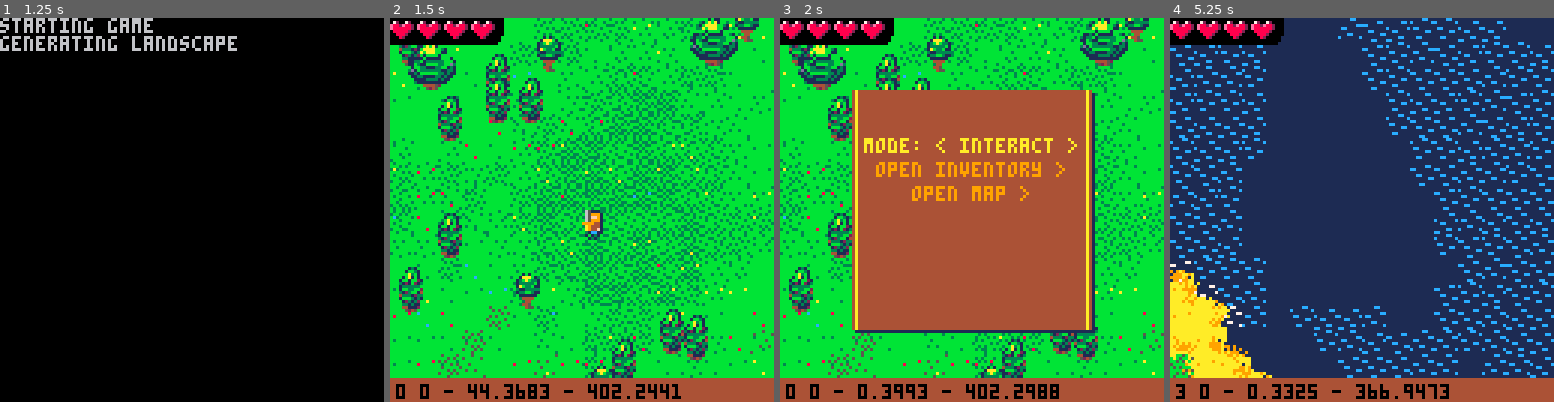
Above: before the commit, frames 1-4 (left to right).
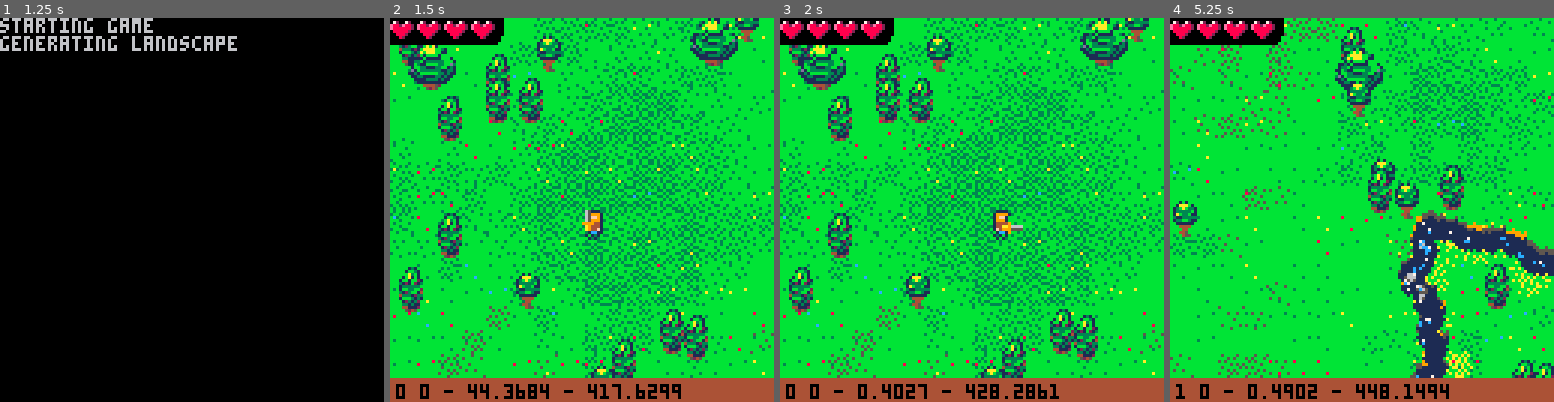
Above: after the commit, the same moments.

Repository: zet23t/pico8-finjr
Game: PICO-8 cartridge finjr.p8
Two runs of this game, one before a commit and one after it. Both use one fixed random seed, a clock stepped at 60 frames per second and the inputs below.
Inputs:
- Up to frame 1 (1.25 s): tap X (X key) at 0.33, 1.07 s; tap O (Z key) at 0.7 s
- Up to frame 2 (1.5 s): no input
- Up to frame 3 (2 s): hold Right from 1.6 s (still down); tap O (Z key) at 1.7 s; tap X (X key) at 1.85 s
- Up to frame 4 (5.25 s): release Right at 2.1 s; tap O (Z key) every 0.4 s from 2.1 to 4.9 s; hold Up 2.15-2.42 s; hold Right 2.47-3.03 s; tap X (X key) at 2.97, 4.08, 5.2 s; hold Left 3.08-3.58 s; hold Down 3.63-3.97 s; hold Right 4.02-4.68 s; hold Up 4.73-5.03 s; hold Left from 5.08 s (still down)

Frame 1 is identical in both runs. In frame 2, 0.3% of the frame differs, in the area x 39-76%, y 95-100%; in frame 3, 40%; in frame 4, 87%, in the area x 0-100%, y 0-100%.

Commit message:
bridges!

Diff:
--- a/finjr.p8
+++ b/finjr.p8
@@ -16,11 +16,16 @@
 tile_1x1_reet_roof_right = 132
 tile_1x1_window = 128
 tile_1x1_door = 146
+tile_1x1_rockblock = 133
+tile_1x1_rockblock_x = 40
+tile_1x1_rockblock_y = 64
 tile_1x1_grass_bottom_rim = 129
 tile_1x1_flat_rocks = 84
 tile_1x1_flat_rocks_x = 32
 tile_1x1_flat_rocks_y = 40
 tile_heart = 16
+
+roffset = 0
 
 function rndint(n)
 	return flr(rnd(n) + .5)
@@ -128,6 +133,10 @@
 		local r = rndsym(scatter*d)
 		local x,y = (x1 + x2) / 2 - r * ny, (y1 + y2) / 2 + r * nx
 		local dh = (dstart + dend) / 2
+		if n == 1 then
+			placecallback(x1,y1, d, 0, nx, ny)
+			placecallback(x2,y2, d, 1, nx, ny)
+		end
 		placecallback(x,y, d, dh, nx, ny)
 		halfit(x1,y1,x,y, n, dstart, dh)
 		halfit(x,y,x2,y2, n, dh, dend)
@@ -324,10 +333,40 @@
 	end
 end
 
+function dot(x1,y1,x2,y2) return x1*x2+y1*y2 end
+
+function distance( p1x, p1y, p2x, p2y)
+	if not p2x then p1x,p1y,p2x,p2y = p1x.x,p1x.y,p1y.x,p1y.y end
+	return ((p1x-p2x)^2 + (p1y-p2y)^2)^.5
+end
+
+function dist_segment_point( x1,y1,x2,y2, px,py, d )
+	if x1 == x2 and y1 == y2 then
+		return distance(x1,y1,px,py)
+	end
+	d = d or distance(x1,y1,x2,y2)
+	local t = ((px - x1)*(x2 - x1) + (px - y1)*(y2 - y1))/(d^2)
+	if t >= 0 and t <= 1 then
+		local projectionx,projectiony = x1 + t*(x2-x1), y1 + t*(y2-y1)
+		return distance( projectionx, projectiony, px, py ), projectionx, projectiony, true
+	else
+		local x,y = t < 0 and x1 or x2, t < 0 and y1 or y2
+		return distance(x,y,px,py), x,y, false
+	end
+end
+
+function info(str)
+	layer(220)
+	l_call(function()
+		print(str, 0,20,0)
+	end)
+end
+
 local function prepare_map(sectionx, sectiony)
-	if cached_map.sectionx == sectionx and cached_map.sectiony == sectiony then
+	if cached_map.sectionx == sectionx and cached_map.sectiony == sectiony and roffset == cached_map.roffset then
 		return cached_map
 	end
+	cached_map.roffset = roffset
 	cached_map.sectionx = sectionx
 	cached_map.sectiony = sectiony
 	local ox, oy = sectionx * 128, sectiony * 128
@@ -349,7 +388,7 @@
 	local function isblocked(x,y) return blocked[blockindex(x,y)] end
 
 	local function connection(d, hcut, hoffset, x1,y1,x2,y2, ondraw)
-		srand(x1-x2+y1-y2)
+		srand(x1-x2+y1-y2+roffset)
 		path(d,x1,y1,x2,y2,.5, function(x,y,d,p, nx, ny)
 			local idx = idx128(x,y)
 			local h = cached_map.height[idx]
@@ -359,26 +398,86 @@
 			-- 	l_spr(83 + rnd(3), x, y - 6, .5, .5)
 			-- 	layer(5)
 			-- end
-			ondraw(x,y,d, p,nx, ny)
+			ondraw(x,y,d, p,nx, ny,h)
 			block(x,y)
 		end)
 	end
 
+	function average_line(points)
+		assert(#points >= 2)
+
+		local maxd,maxp,maxq = 0
+		for i=1,#points-1 do
+			local p = points[i]
+			for j=1,#points do
+				local q = points[j]
+				local d = distance(p,q)
+				if d > maxd then
+					maxd,maxp,maxq = d,p,q
+				end
+			end
+		end
+		local dx,dy = maxp.x - maxq.x, maxp.y - maxq.y
+		-- info(maxp == maxq)
+		-- info(maxp.x..","..maxp.y.."  "..maxq.x..","..maxp.y)
+		-- l_call(function()line(maxp.x,maxp.y,maxq.x,maxq.y,10)end)
+		dx /= maxd
+		dy /= maxd
+		return (maxp.x + maxq.x) / 2, (maxp.y + maxq.y) / 2, dx, dy
+		-- local n,sumx,sumy,sumx2,sumxy, m,x,y,dx,dy = #points,0,0,0,0
+		-- for p in all(points) do
+		-- 	sumx += p.x
+		-- 	sumy += p.y
+		-- end
+		-- local cx, cy = sumx / n, sumy / n
+
+		-- for p in all(points) do
+		-- 	x,y = p.x,p.y
+		-- 	-- x,y = x - cx, y - cy
+		-- 	-- sumx,sumy,sumx2,sumxy += x, y, x*x, x*y
+		-- 	sumx += x
+		-- 	sumy += y
+		-- 	sumxy += x*y
+		-- 	sumx2 += x*x
+		-- end
+		-- local div = (n * sumx2 - sumx * sumx)
+
+
+		-- if div == 0 then
+		-- 	dx, dy = 0, 1
+		-- else
+		-- 	m = (n * sumxy - sumx * sumy) / div
+		-- 	dx, dy = 1, m
+		-- end
+		-- layer(200)
+		-- 	l_call(function()
+		-- 		-- for p in all(nearby) do
+		-- 		-- 	pset(p.x,p.y,9)
+		-- 		-- end
+		-- 		print(sumx2.." - "..m.." "..dx.." "..dy,1,21,0)
+
+		-- 	end)
+		-- m = (dx * dx + dy*dy)^.5
+		-- return cx,cy,dx / m, dy / m
+	end
+
+	local river_points = {}
 	local function river(x1,y1,x2,y2,rp)
 		layer(3)
-		l_pal(4,5)
 		l_pal(5,10)
 		layer(4)
 		l_pal(4,1)
-		connection(4, -.1, 0.008, x1,y1,x2,y2, function(x,y, d, p, nx, ny)
+		connection(4.5, -.1, 0.008, x1,y1,x2,y2, function(x,y, d, p, nx, ny, h)
+			river_points[#river_points + 1]= {x=x,y=y,nx=nx,ny=ny, p=p}
 			local n = 90 + rnd(2)
 			--l_call(function()rectfill(x-4,y-4,x+4,y+4,12)end)
 			layer(3)
+			l_pal(4,rnd() > .5 and 5 or 9)
 			if rnd()> .17 then
 				local rspr = 70 + (rnd() > .5 and 0 or 16)
 				l_spr(rspr, x + rndsym(10), y + rndsym(10),1,1, fx, fy)
 			end
-			l_spr(n, x-3, y-4)
+			if (h > 0) l_spr(n, x-3, y-4.6)
 			layer(4)
 			l_spr(n, x-3, y-3)
 			layer(5)
@@ -399,7 +498,80 @@
 		end)
 	end
 
-	local function road(x1,y1,x2,y2)
+	local function bridge(x1,y1,x2,y2)
+		local px, py = (x1+x2) * .5, (y1+y2) * .5
+		l_call(function()
+			line(px,py, x1,y1,9)
+			line(px,py, x2,y2,9)
+			pset(px,py,8)
+		end)
+		if (y1 < y2) x1,y1,x2,y2 = x2,y2,x1,y1
+
+		path(2.75,x1,y1,x2,y2,0, function(x,y, d, p, nx, ny)
+			local ox, oy = -ny, nx
+			if oy < 0 then ox, oy = -ox, -oy end
+			-- l_call(function()
+			-- 	line(x,y, x+ox*5,y+oy*5,9)
+			-- end)
+			local px,py = x,y + sin(p*.5)*5 - 4
+			layer(5)
+			if d > 4 then
+				l_spr(0,x,y+2)
+			end
+			for l=-6,6,2 do
+				if l == -6 or l > -1 then
+					local src_offset = l>-5 and l < 5 and 4 or 0
+					local y = py+oy*l
+					layer(flr(y-16 + l*2))
+					l_sspr(tile_1x1_rockblock_x + src_offset, tile_1x1_rockblock_y, 4,
+						(l < 6 and 6 or (7-cos(p))) - src_offset*.5 + rnd(3), px+ox*l+rnd(1.5), y)
+				end
+			end
+		end)
+	end
+
+	local function road(x1,y1,x2,y2,split)
+		local rd = distance(x1,y1,x2,y2)
+		local nearby = {}
+		for p in all(river_points) do
+			local dist,px,py, cross = dist_segment_point(x1,y1,x2,y2, p.x, p.y, rd)
+			if dist < 14 then
+				layer(200)
+				-- l_call(function()
+				-- 	line(p.x, p.y, p.x + p.nx*8, p.y + p.ny * 8, 9)
+				-- 	pset(p.x,p.y,8)
+				-- end)
+				nearby[#nearby + 1] = p
+			end
+		end
+
+		split = (split or 0)
+		if #nearby > 1 and split < 1 then
+			local px,py,nx,ny = average_line(nearby)
+			nx, ny = -ny, nx
+			split += 1
+			if (dot(nx,ny, x2-x1,y2-y1) < 0) nx, ny = -nx, -ny
+			-- layer(200)
+			-- l_call(function()
+			-- 	for p in all(nearby) do
+			-- 		rectfill(p.x-1,p.y-1,p.x+1,p.y+1,9)
+			-- 	end
+			-- 	-- print(px.." "..py.." "..nx.." "..ny,0,20,0)
+			-- 	line(px,py, px+nx*24,py+ny*24,0)
+			-- 	line(px+ny*24,py-nx*24, px-ny*24,py+nx*24,7)
+			-- 	pset(px,py,8)
+			-- 	--line(x1,y1,x2,y2,7)
+			-- 	line(x1, y1, px - nx * 12, py - ny * 12, 10)
+			-- 	line(px + nx * 12, py + ny * 12, x2, y2, 10)
+			-- end)
+			--if true then return end
+			road(x1, y1, px - nx * 30, py - ny * 30, split)
+			road(px - nx * 13, py - ny * 13, px - nx * 30, py - ny * 30, split)
+			bridge(px - nx * 13, py - ny * 13, px + nx * 13, py + ny * 13)
+			road(px + nx * 13, py + ny * 13, px + nx * 30, py + ny * 30, split)
+			road(px + nx * 30, py + ny * 30, x2, y2, split)
+			return
+		end
 		layer(3)
 		l_pal(4,5)
 		l_pal(5,10)
@@ -422,7 +594,7 @@
 		end)
 	end
 
-	srand(sectionx + sectiony * 10)
+	srand(sectionx + sectiony * 10 + roffset)
 
 	local rivers = map_rivers[idx_map_screen(sectionx, sectiony)]
 	if rivers then
@@ -698,7 +871,7 @@
 		if (btn(1)) player_x += speed right = true ampl = 2 playfoot()
 		if (btn(2)) player_y -= speed ampl = 2 playfoot()
 		if (btn(3)) player_y += speed ampl = 2 playfoot()
-		if (btnp(4)) hit = 1 sfx(3)
+		if (btnp(4)) hit = 1 sfx(3) roffset+=1
 	end
 
 --	layer(2)
@@ -772,105 +945,105 @@
 
 -- p is used to hash unit cube coordinates to [0, 255]
 for i=0,255 do
-    -- convert to 0 based index table
-    perlin.p[i] = permutation[i+1]
-    -- repeat the array to avoid buffer overflow in hash function
-    perlin.p[i+256] = permutation[i+1]
+	-- convert to 0 based index table
+	perlin.p[i] = permutation[i+1]
+	-- repeat the array to avoid buffer overflow in hash function
+	perlin.p[i+256] = permutation[i+1]
 end
 
 -- return range: [-1, 1]
 function perlin:noise(x, y, z)
-    y = y or 0
-    z = z or 0
-
-    -- calculate the "unit cube" that the point asked will be located in
-    local xi = band(flr(x),255)
-    local yi = band(flr(y),255)
-    local zi = band(flr(z),255)
-
-    -- next we calculate the location (from 0 to 1) in that cube
-    x = x - flr(x)
-    y = y - flr(y)
-    z = z - flr(z)
-
-    -- we also fade the location to smooth the result
-    local u = self.fade(x)
-    local v = self.fade(y)
-    local w = self.fade(z)
-
-    -- hash all 8 unit cube coordinates surrounding input coordinate
-    local p = self.p
-    local a, aa, ab, aaa, aba, aab, abb, b, ba, bb, baa, bba, bab, bbb
-    a   = p[xi  ] + yi
-    aa  = p[a   ] + zi
-    ab  = p[a+1 ] + zi
-    aaa = p[ aa ]
-    aba = p[ ab ]
-    aab = p[ aa+1 ]
-    abb = p[ ab+1 ]
-
-    b   = p[xi+1] + yi
-    ba  = p[b   ] + zi
-    bb  = p[b+1 ] + zi
-    baa = p[ ba ]
-    bba = p[ bb ]
-    bab = p[ ba+1 ]
-    bbb = p[ bb+1 ]
-
-    -- take the weighted average between all 8 unit cube coordinates
-    return self.lerp(w,
-        self.lerp(v,
-            self.lerp(u,
-                self:grad(aaa,x,y,z),
-                self:grad(baa,x-1,y,z)
-            ),
-            self.lerp(u,
-                self:grad(aba,x,y-1,z),
-                self:grad(bba,x-1,y-1,z)
-            )
-        ),
-        self.lerp(v,
-            self.lerp(u,
-                self:grad(aab,x,y,z-1), self:grad(bab,x-1,y,z-1)
-            ),
-            self.lerp(u,
-                self:grad(abb,x,y-1,z-1), self:grad(bbb,x-1,y-1,z-1)
-            )
-        )
-    )
+	y = y or 0
+	z = z or 0
+
+	-- calculate the "unit cube" that the point asked will be located in
+	local xi = band(flr(x),255)
+	local yi = band(flr(y),255)
+	local zi = band(flr(z),255)
+
+	-- next we calculate the location (from 0 to 1) in that cube
+	x = x - flr(x)
+	y = y - flr(y)
+	z = z - flr(z)
+
+	-- we also fade the location to smooth the result
+	local u = self.fade(x)
+	local v = self.fade(y)
+	local w = self.fade(z)
+
+	-- hash all 8 unit cube coordinates surrounding input coordinate
+	local p = self.p
+	local a, aa, ab, aaa, aba, aab, abb, b, ba, bb, baa, bba, bab, bbb
+	a   = p[xi  ] + yi
+	aa  = p[a   ] + zi
+	ab  = p[a+1 ] + zi
+	aaa = p[ aa ]
+	aba = p[ ab ]
+	aab = p[ aa+1 ]
+	abb = p[ ab+1 ]
+
+	b   = p[xi+1] + yi
+	ba  = p[b   ] + zi
+	bb  = p[b+1 ] + zi
+	baa = p[ ba ]
+	bba = p[ bb ]
+	bab = p[ ba+1 ]
+	bbb = p[ bb+1 ]
+
+	-- take the weighted average between all 8 unit cube coordinates
+	return self.lerp(w,
+		self.lerp(v,
+			self.lerp(u,
+				self:grad(aaa,x,y,z),
+				self:grad(baa,x-1,y,z)
+			),
+			self.lerp(u,
+				self:grad(aba,x,y-1,z),
+				self:grad(bba,x-1,y-1,z)
+			)
+		),
+		self.lerp(v,
+			self.lerp(u,
+				self:grad(aab,x,y,z-1), self:grad(bab,x-1,y,z-1)
+			),
+			self.lerp(u,
+				self:grad(abb,x,y-1,z-1), self:grad(bbb,x-1,y-1,z-1)
+			)
+		)
+	)
 end
 
 -- gradient function finds dot product between pseudorandom gradient vector
 -- and the vector from input coordinate to a unit cube vertex
 perlin.dot_product = {
-    [0x0]=function(x,y,z) return  x + y end,
-    [0x1]=function(x,y,z) return -x + y end,
-    [0x2]=function(x,y,z) return  x - y end,
-    [0x3]=function(x,y,z) return -x - y end,
-    [0x4]=function(x,y,z) return  x + z end,
-    [0x5]=function(x,y,z) return -x + z end,
-    [0x6]=function(x,y,z) return  x - z end,
-    [0x7]=function(x,y,z) return -x - z end,
-    [0x8]=function(x,y,z) return  y + z end,
-    [0x9]=function(x,y,z) return -y + z end,
-    [0xa]=function(x,y,z) return  y - z end,
-    [0xb]=function(x,y,z) return -y - z end,
-    [0xc]=function(x,y,z) return  y + x end,
-    [0xd]=function(x,y,z) return -y + z end,
-    [0xe]=function(x,y,z) return  y - x end,
-    [0xf]=function(x,y,z) return -y - z end
+	[0x0]=function(x,y,z) return  x + y end,
+	[0x1]=function(x,y,z) return -x + y end,
+	[0x2]=function(x,y,z) return  x - y end,
+	[0x3]=function(x,y,z) return -x - y end,
+	[0x4]=function(x,y,z) return  x + z end,
+	[0x5]=function(x,y,z) return -x + z end,
+	[0x6]=function(x,y,z) return  x - z end,
+	[0x7]=function(x,y,z) return -x - z end,
+	[0x8]=function(x,y,z) return  y + z end,
+	[0x9]=function(x,y,z) return -y + z end,
+	[0xa]=function(x,y,z) return  y - z end,
+	[0xb]=function(x,y,z) return -y - z end,
+	[0xc]=function(x,y,z) return  y + x end,
+	[0xd]=function(x,y,z) return -y + z end,
+	[0xe]=function(x,y,z) return  y - x end,
+	[0xf]=function(x,y,z) return -y - z end
 }
 function perlin:grad(hash, x, y, z)
-    return self.dot_product[band(hash,0xf)](x,y,z)
+	return self.dot_product[band(hash,0xf)](x,y,z)
 end
 
 -- fade function is used to smooth final output
 function perlin.fade(t)
-    return t * t * t * (t * (t * 6 - 15) + 10)
+	return t * t * t * (t * (t * 6 - 15) + 10)
 end
 
 function perlin.lerp(t, a, b)
-    return a + t * (b - a)
+	return a + t * (b - a)
 end
 __gfx__
 00000000001111000000000000000000000000000000000000000000000000000000000000000000000000000000000000000000000000000000000000000000
@@ -937,14 +1110,14 @@
 00000000000000000005544000445200000000000331311000000000000000000000000000011111111110000000000000000000000000000000000000000000
 00000000000000000000055004444520000000000001110000000000000000000000000000000000000000000000000000000000000000000000000000000000
 00000000000000000000000000524500000000000000000000000000000000000000000000000000000000000000000000000000000000000000000000000000
-0055550000000000000000999a499a999a0000000000000000000000000000000000000000000000000000000000000000000000000000000000000000000000
-05521dd0000000000000a99999999a9a999000000000000000000000000000000000000000000000000000000000000000000000000000000000000000000000
-0521216000000000000a49994a99999999a490000000000000000000000000000000000000000000000000000000000000000000000000000000000000000000
-0512126050000000049999999a4a4994949944000000000000000000000000000000000000000000000000000000000000000000000000000000000000000000
-05444460005000054a94a9499a4949499a4999400000000000000000000000000000000000000000000000000000000000000000000000000000000000000000
-099999900b010010a94a94a949499a9499a499440000000000000000000000000000000000000000000000000000000000000000000000000000000000000000
-004004001b01b00b44994a9949994a49999444440000000000000000000000000000000000000000000000000000000000000000000000000000000000000000
-000000003b1b113b4444444444444444444444220000200000000000000000000000000000000000000000000000000000000000000000000000000000000000
+0055550000000000000000999a499a999a0000000dd0044000000000000000000000000000000000000000000000000000000000000000000000000000000000
+05521dd0000000000000a99999999a9a99900000766d424200000000000000000000000000000000000000000000000000000000000000000000000000000000
+0521216000000000000a49994a99999999a49000766d942400000000000000000000000000000000000000000000000000000000000000000000000000000000
+0512126050000000049999999a4a499494994400d77d299200000000000000000000000000000000000000000000000000000000000000000000000000000000
+05444460005000054a94a9499a4949499a4999405dd5212100000000000000000000000000000000000000000000000000000000000000000000000000000000
+099999900b010010a94a94a949499a9499a499445555122200000000000000000000000000000000000000000000000000000000000000000000000000000000
+004004001b01b00b44994a9949994a49999444445555221200000000000000000000000000000000000000000000000000000000000000000000000000000000
+000000003b1b113b4444444444444444444444225555212200000000000000000000000000000000000000000000000000000000000000000000000000000000
 00000000000000000555555000000000000000000000000000000000000000000000000000000000000000000000000000000000000000000000000000000000
 00000000000000005511115600000000000000000000000000000000000000000000000000000000000000000000000000000000000000000000000000000000
 00000000000000005122221600000000000000000000000000000000000000000000000000000000000000000000000000000000000000000000000000000000
Not shown, changed: the sound effects (__sfx__) section of finjr.p8
